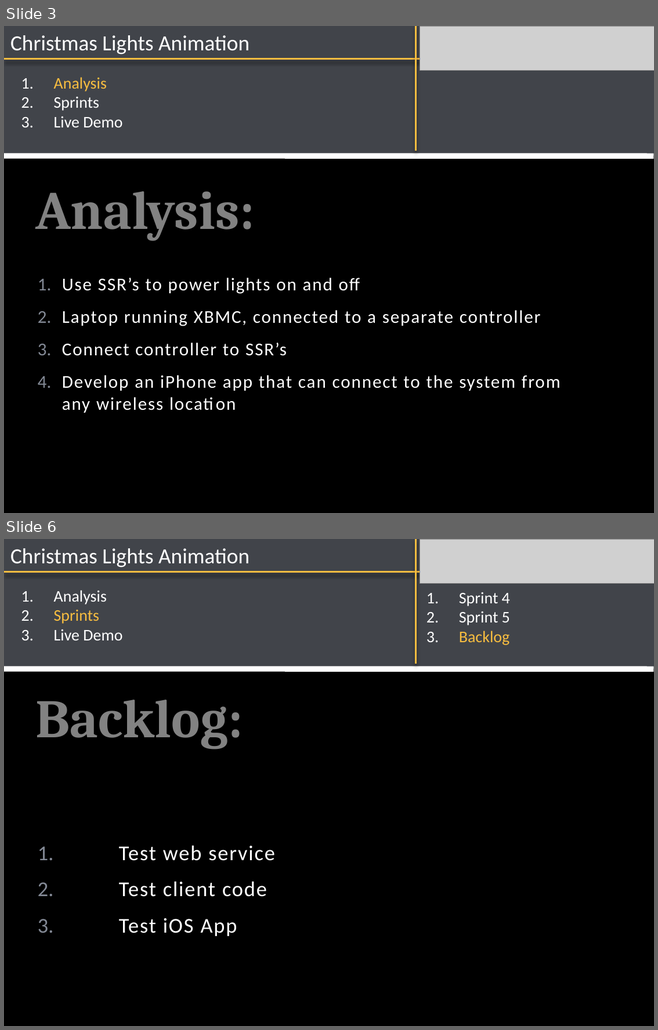
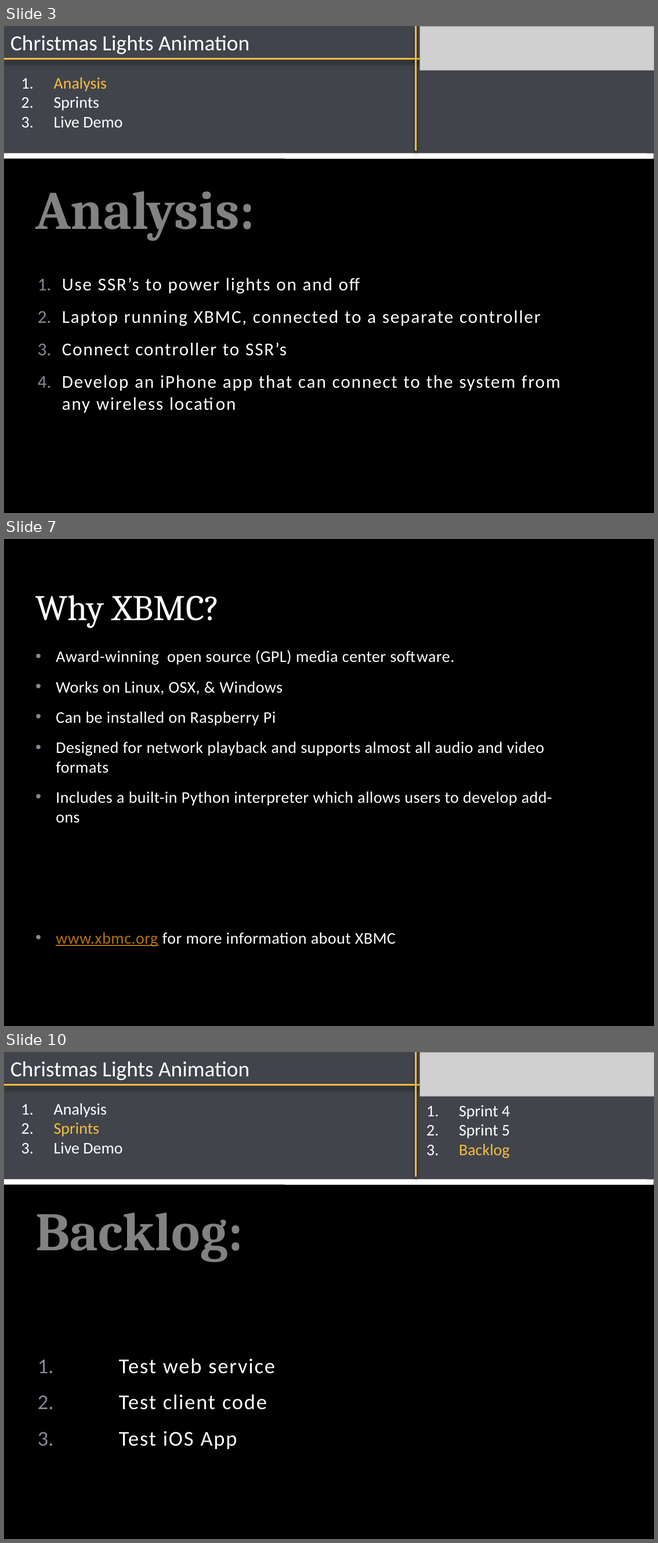
Before and after one commit to SDSMT-CSC/XMASLA, a slide deck: documents/Presentation 3.pptx. Shown one above the other, each under a label of ours: slides 3 and 6 before the commit, slides 3, 7 and 10 after it; the slides between them are not shown. The pictures are 658x1030 and 658x1543 pixels, drawn with LibreOffice and Linux fonts; fonts in the diff are those of the drawing; grey boxes stand for pictures; background and template pictures are left out. Boxes give left, top, right and bottom in pixels: in the first picture for what was removed or moved away, otherwise in the second. Text is boxed around its words. In the diff, an @@ line names an element or a change of style, - is before the commit and + after.

```diff
--- a/documents/Presentation 3.pptx
+++ b/documents/Presentation 3.pptx
@@ slide 7 added at (x1=4, y1=539, x2=654, y2=1026), background picture (left out); not listed: 1 template element that a slide beside it also shows @@
@@ title added at (x1=35, y1=595, x2=219, y2=628), 40 pt, text #FFFFFF @@
+Why XBMC?
@@ text added at (x1=56, y1=650, x2=552, y2=947), 18 pt, text #FFFFFF @@
+• Award-winning open source (GPL) media center software.
+• Works on Linux, OSX, & Windows
+• Can be installed on Raspberry Pi
+• Designed for network playback and supports almost all audio and video formats
+• Includes a built-in Python interpreter which allows users to develop add-ons
+• www.xbmc.org for more information about XBMC
@@ what was slide 6 is now slide 10 @@
```
Also in this commit, not shown: 3 slides changed, 3 other slides added.
